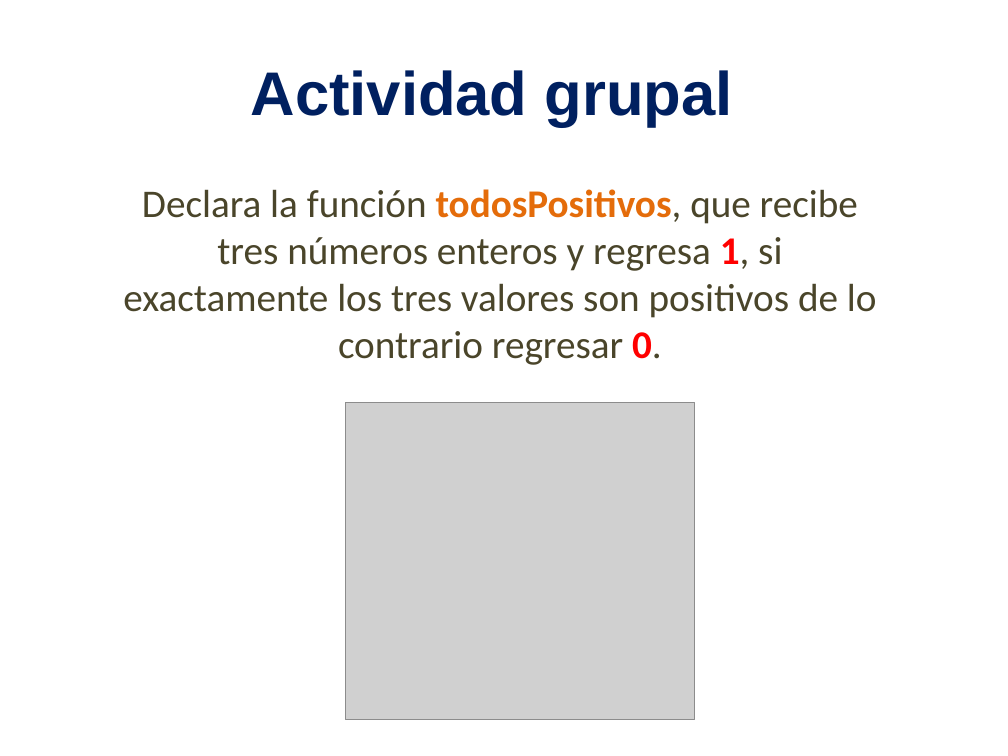
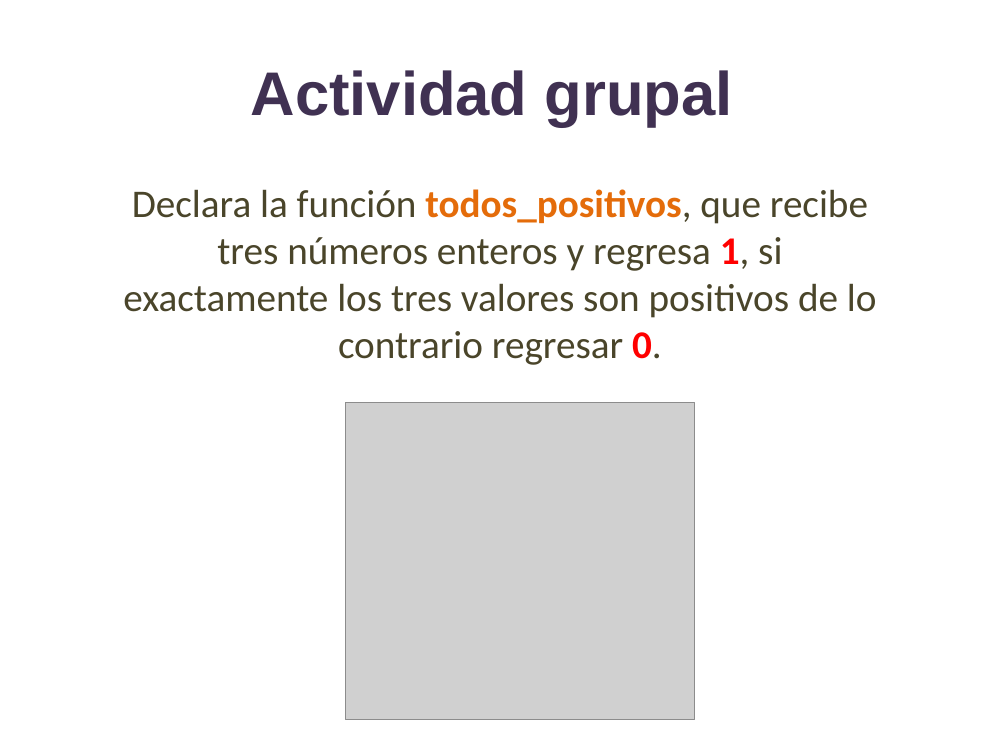
Before and after one commit to lizetheP/PensamientoC, a slide deck: slide 21 of Calendario2022/presentaciones/6_Funciones.pptx. Drawn at 1008x756 pixels with LibreOffice and Linux fonts; fonts in the diff are those of the drawing; grey boxes stand for pictures. Boxes give left, top, right and bottom in pixels: in the first picture for what was removed or moved away, otherwise in the second. Text is boxed around its words. In the diff, an @@ line names an element or a change of style, - is before the commit and + after.

```diff
--- a/Calendario2022/presentaciones/6_Funciones.pptx
+++ b/Calendario2022/presentaciones/6_Funciones.pptx
@@ text "Actividad grupal" at box(251, 70, 733, 127): text colour #002060 to #403152 @@
@@ text at box(123, 189, 877, 365): text changed @@
-Declara la función todosPositivos, que recibe tres números enteros y regresa 1, si exactamente los tres valores son positivos de lo contrario regresar 0.
+Declara la función todos_positivos, que recibe tres números enteros y regresa 1, si exactamente los tres valores son positivos de lo contrario regresar 0.
```
Also in this commit, not shown: 6 other slides changed, 5 other files.
